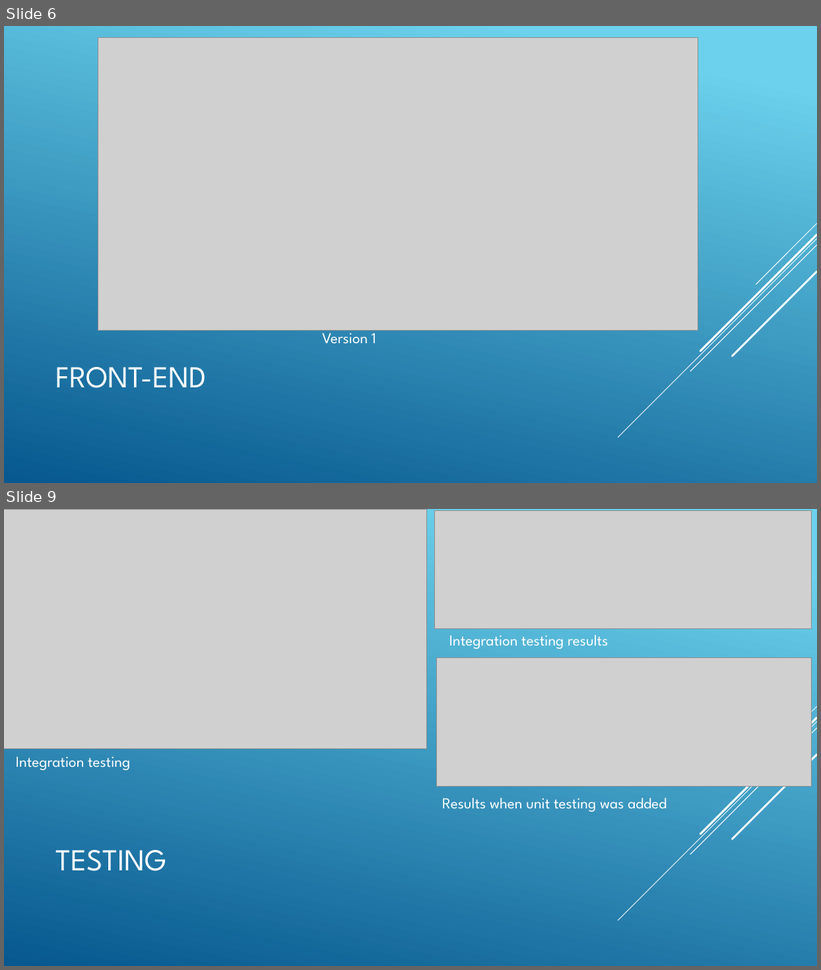
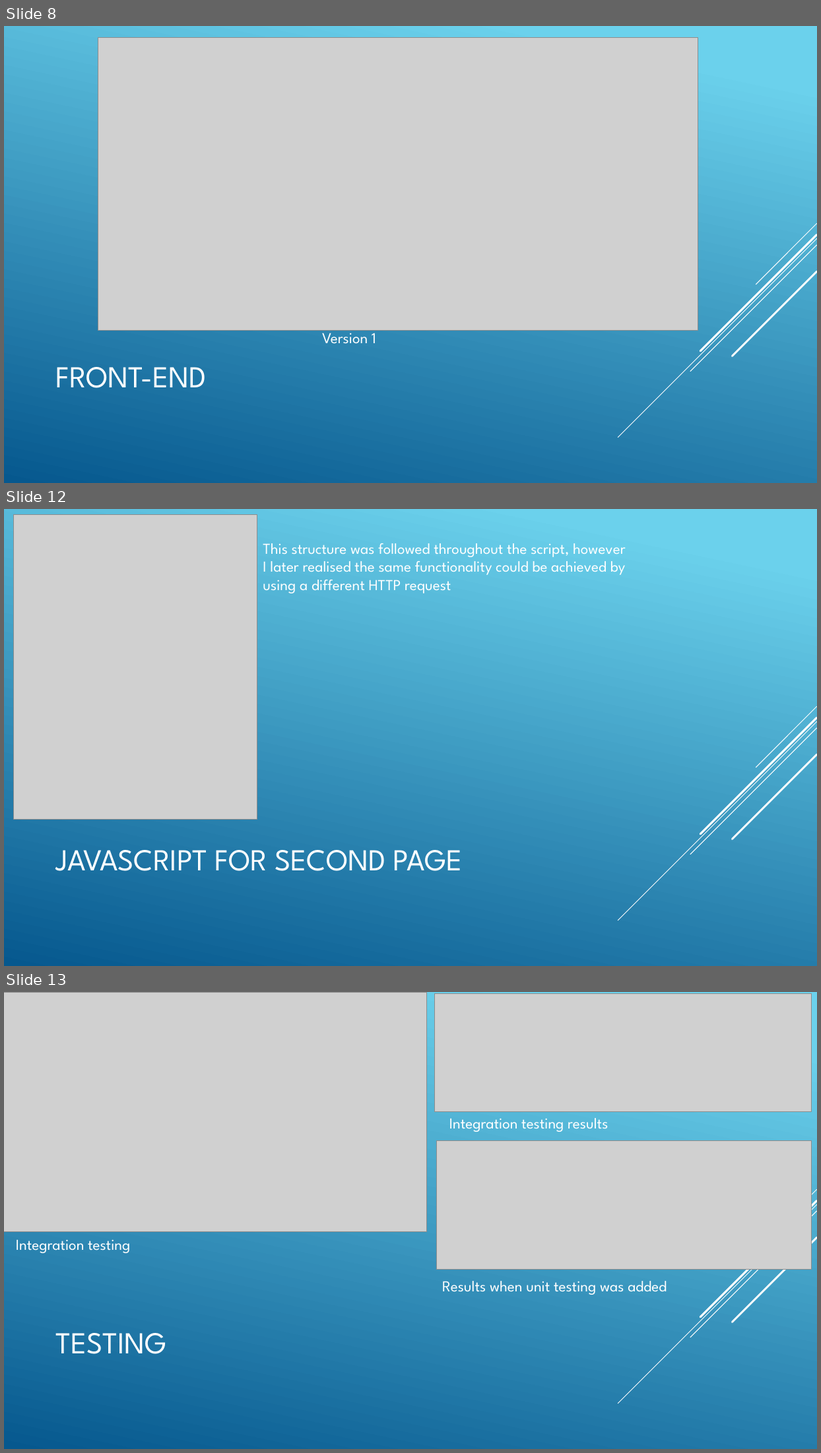
Before and after one commit to zachzloof/zachzloof_assessment2, a slide deck: documentation/presentation/presentation.pptx. Shown one above the other, each under a label of ours: slides 6 and 9 before the commit, slides 8, 12 and 13 after it; the slides between them are not shown. The pictures are 821x970 and 821x1453 pixels, drawn with LibreOffice and Linux fonts; fonts in the diff are those of the drawing; grey boxes stand for pictures. Boxes give left, top, right and bottom in pixels: in the first picture for what was removed or moved away, otherwise in the second. Text is boxed around its words. In the diff, an @@ line names an element or a change of style, - is before the commit and + after.

```diff
--- a/documentation/presentation/presentation.pptx
+++ b/documentation/presentation/presentation.pptx
@@ slide 12 added at [4,509,817,966], background gradient #6ED2EB to #06588E; not listed: 5 template elements that a slide beside it also shows @@
@@ picture added at [14,514,257,819] @@
@@ text added at [263,543,626,593], 18 pt, text #FFFFFF @@
+This structure was followed throughout the script, however
+I later realised the same functionality could be achieved by
+using a different HTTP request
@@ title added at [55,850,463,871], 36 pt, text #FFFFFF @@
+JAVASCRIPT FOR SECOND PAGE
@@ what was slide 6 is now slide 8 @@
@@ what was slide 9 is now slide 13 @@
```
Also in this commit, not shown: 2 slides changed, 8 other slides added, 5 slides removed, 4 other files.
